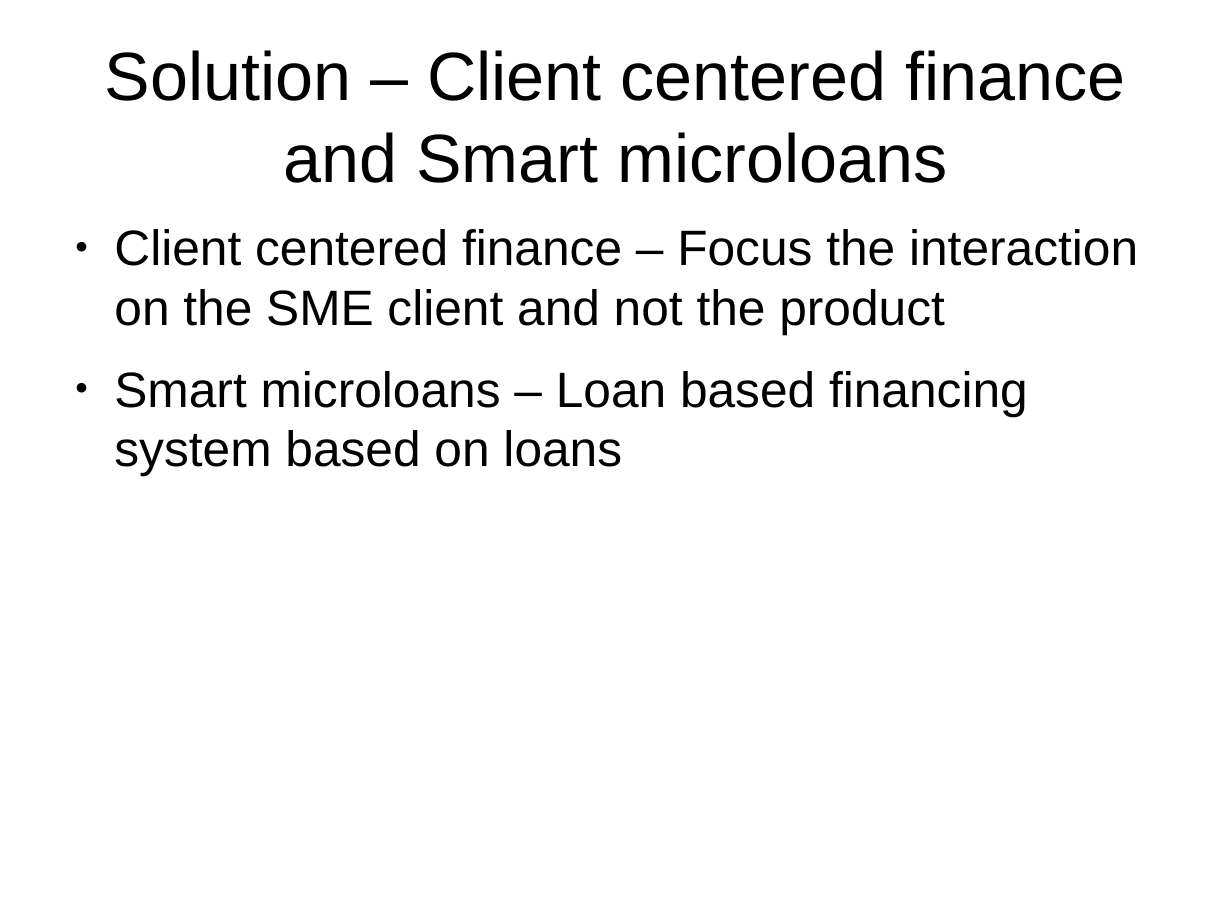
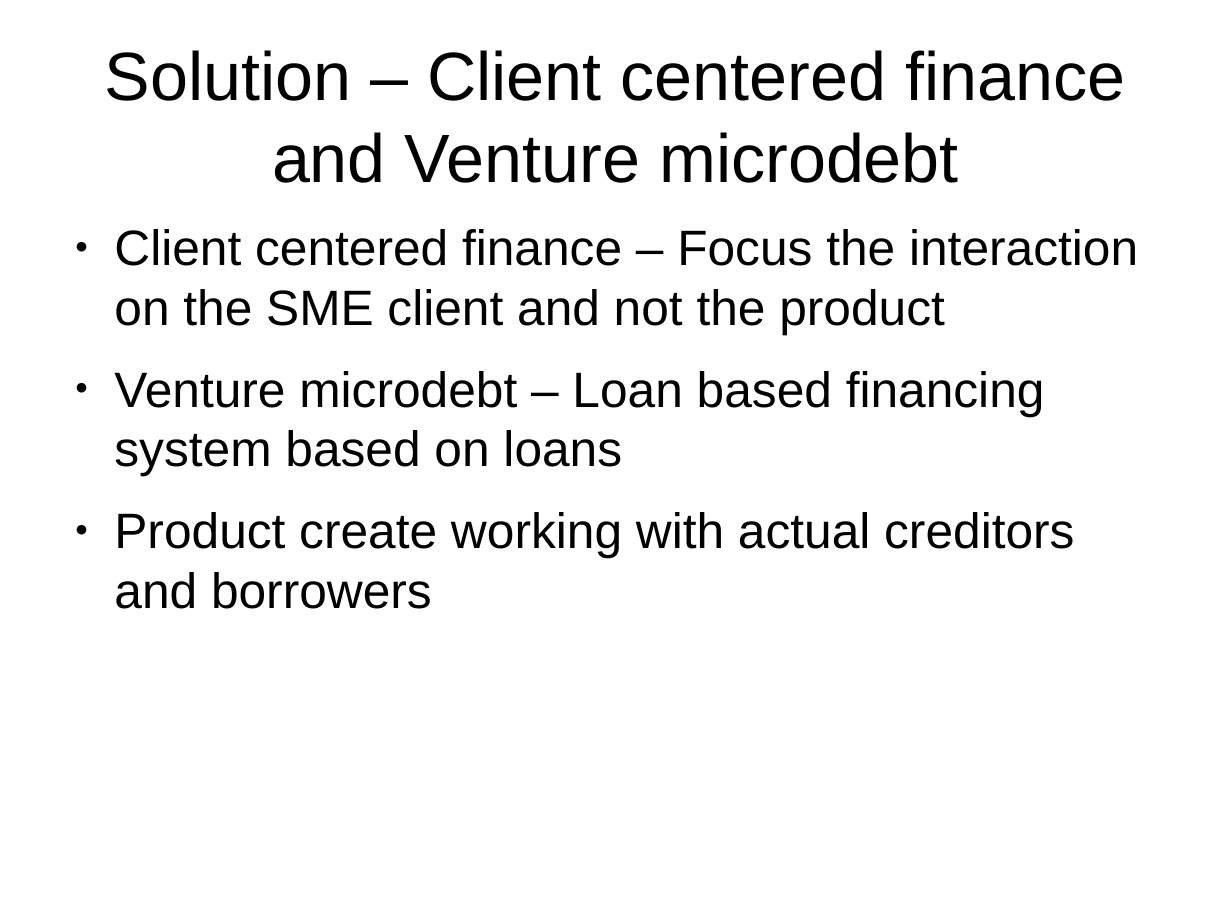
Before and after one commit to joequant/bitquant, a slide deck: slide 10 of pitchdecks/smartmicroloanshk.odp (slide 7 before the commit). Drawn at 1232x924 pixels with LibreOffice and Linux fonts; fonts in the diff are those of the drawing. Boxes give left, top, right and bottom in pixels: in the first picture for what was removed or moved away, otherwise in the second. Text is boxed around its words. In the diff, an @@ line names an element or a change of style, - is before the commit and + after.

Commit message:
add microloan

```diff
--- a/pitchdecks/smartmicroloanshk.odp
+++ b/pitchdecks/smartmicroloanshk.odp
@@ title at <box>105,50,1125,183</box>: text changed @@
-Solution – Client centered finance and Smart microloans
+Solution – Client centered finance and Venture microdebt
@@ text at <box>114,371,1074,609</box>: text changed @@
-● Smart microloans – Loan based financing system based on loans
+● Venture microdebt – Loan based financing system based on loans
+● Product create working with actual creditors and borrowers
```
Also in this commit, not shown: 6 other slides changed, 6 slides added, 1 slide removed, 1 other file.
